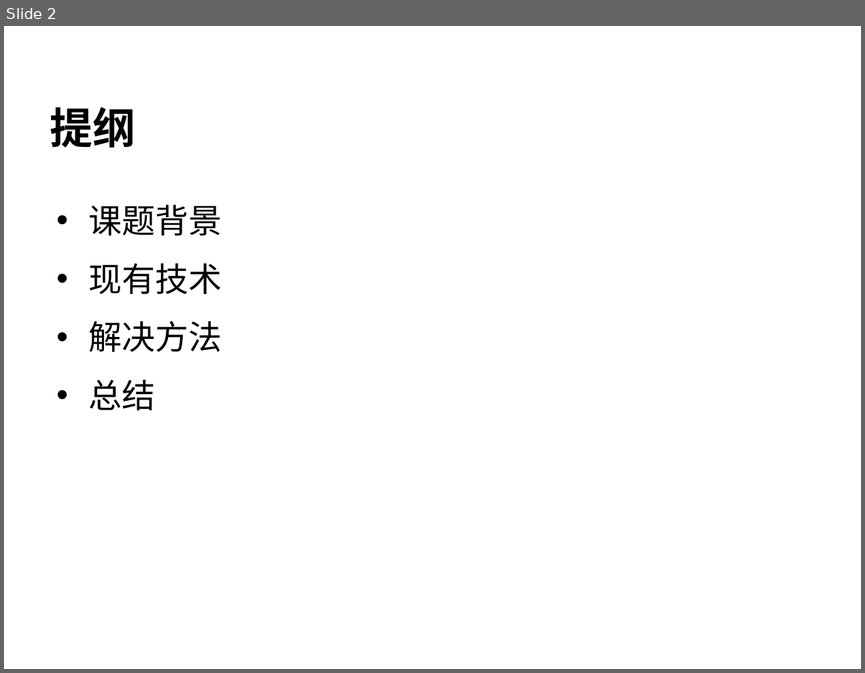
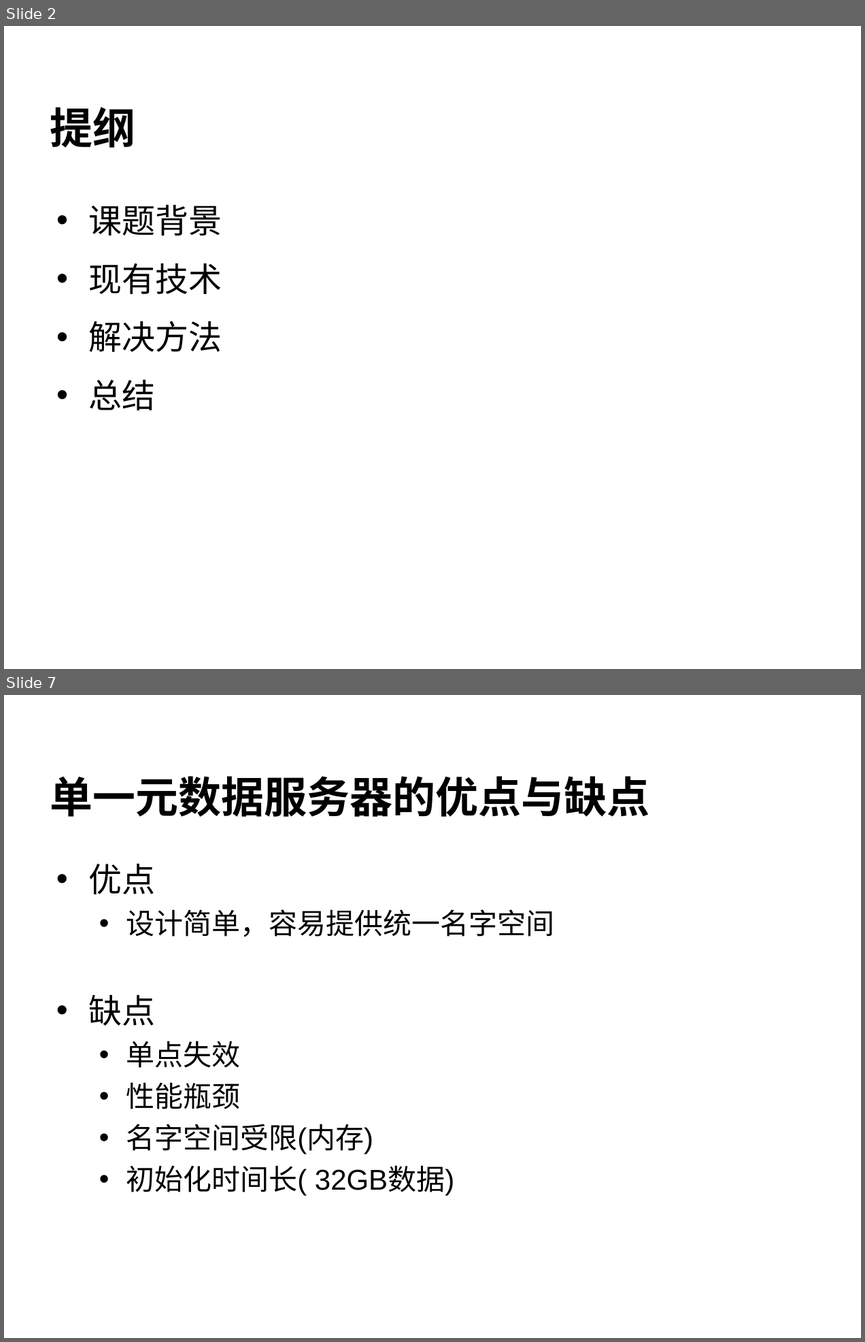
Before and after one commit to cheliequan/idning-paper, a slide deck: draft/答辩.ppt. Shown one above the other, each under a label of ours: slide 2 before the commit, slides 2 and 7 after it; the slides between them are not shown. The pictures are 865x673 and 865x1342 pixels, drawn with LibreOffice and Linux fonts; fonts in the diff are those of the drawing; background and template pictures are left out. Boxes give left, top, right and bottom in pixels: in the first picture for what was removed or moved away, otherwise in the second. Text is boxed around its words. In the diff, an @@ line names an element or a change of style, - is before the commit and + after.

```diff
--- a/draft/答辩.ppt
+++ b/draft/答辩.ppt
@@ slide 7 added at [4,695,861,1338], background picture (left out) @@
@@ title added at [50,776,649,817], 36 pt, text #000000, bold @@
+单一元数据服务器的优点与缺点
@@ text added at [88,863,554,1195], 24 pt, text #000000 @@
+• 优点
+  • 设计简单，容易提供统一名字空间
+• 缺点
+  • 单点失效
+  • 性能瓶颈
+  • 名字空间受限(内存)
+  • 初始化时间长( 32GB数据)
```
Also in this commit, not shown: 5 slides changed, 13 other slides added, 1 slide removed, 1 other file.
